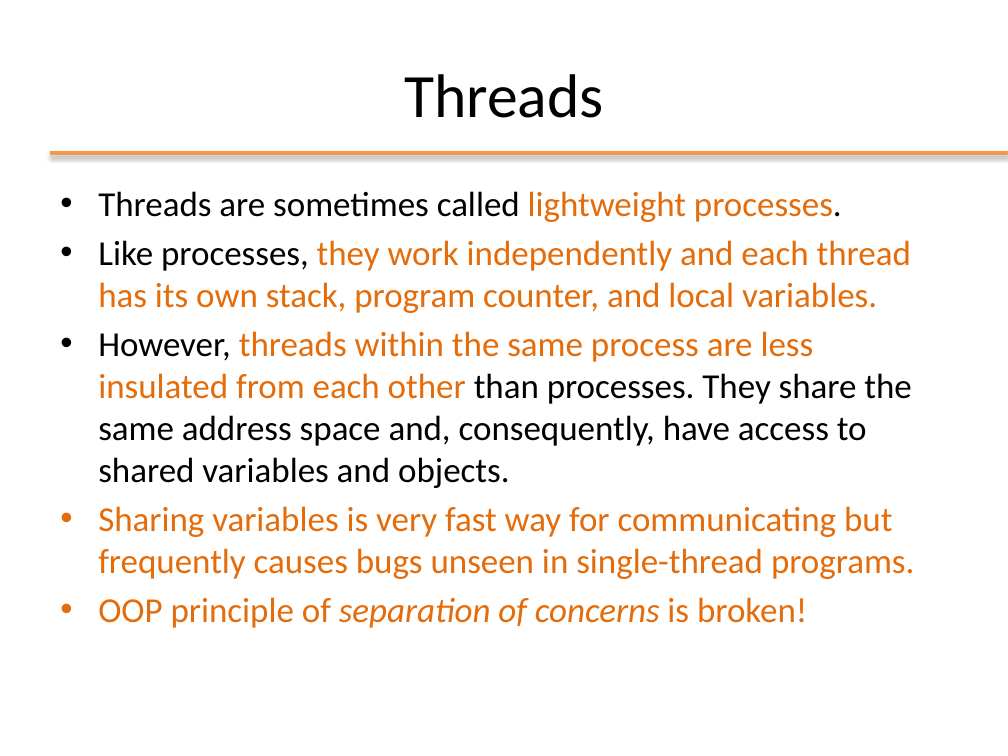
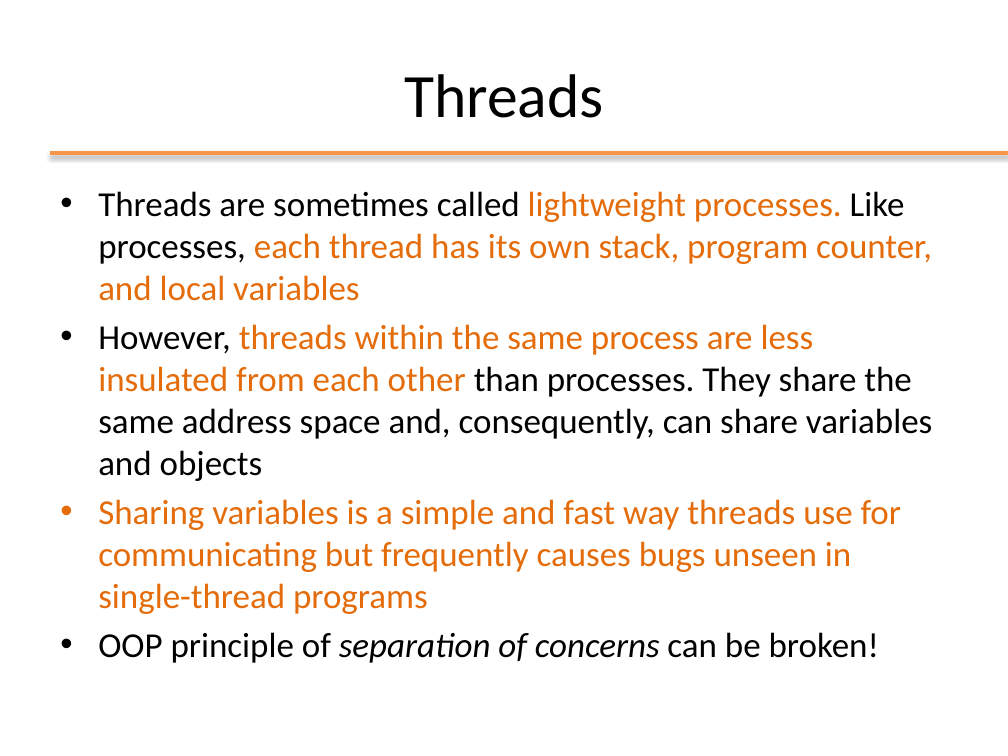
Before and after one commit to Andrea99-beep/ooprogramming, a slide deck: slide 3 of slides/ppt/11_Threads.pptx (slide 5 before the commit). Drawn at 1008x756 pixels with LibreOffice and Linux fonts; fonts in the diff are those of the drawing; background and template pictures are left out. Boxes give left, top, right and bottom in pixels: in the first picture for what was removed or moved away, otherwise in the second. Text is boxed around its words. In the diff, an @@ line names an element or a change of style, - is before the commit and + after.

```diff
--- a/slides/ppt/11_Threads.pptx
+++ b/slides/ppt/11_Threads.pptx
@@ text at <box>98,191,932,663</box>: text changed @@
-• Threads are sometimes called lightweight processes.
-• Like processes, they work independently and each thread has its own stack, program counter, and local variables.
-• However, threads within the same process are less insulated from each other than processes. They share the same address space and, consequently, have access to shared variables and objects.
-• Sharing variables is very fast way for communicating but frequently causes bugs unseen in single-thread programs.
-• OOP principle of separation of concerns is broken!
+• Threads are sometimes called lightweight processes. Like processes, each thread has its own stack, program counter, and local variables
+• However, threads within the same process are less insulated from each other than processes. They share the same address space and, consequently, can share variables and objects
+• Sharing variables is a simple and fast way threads use for communicating but frequently causes bugs unseen in single-thread programs
+• OOP principle of separation of concerns can be broken!
```
Also in this commit, not shown: 28 other slides changed, 1 slide added, 1 slide removed, 6 other files.
